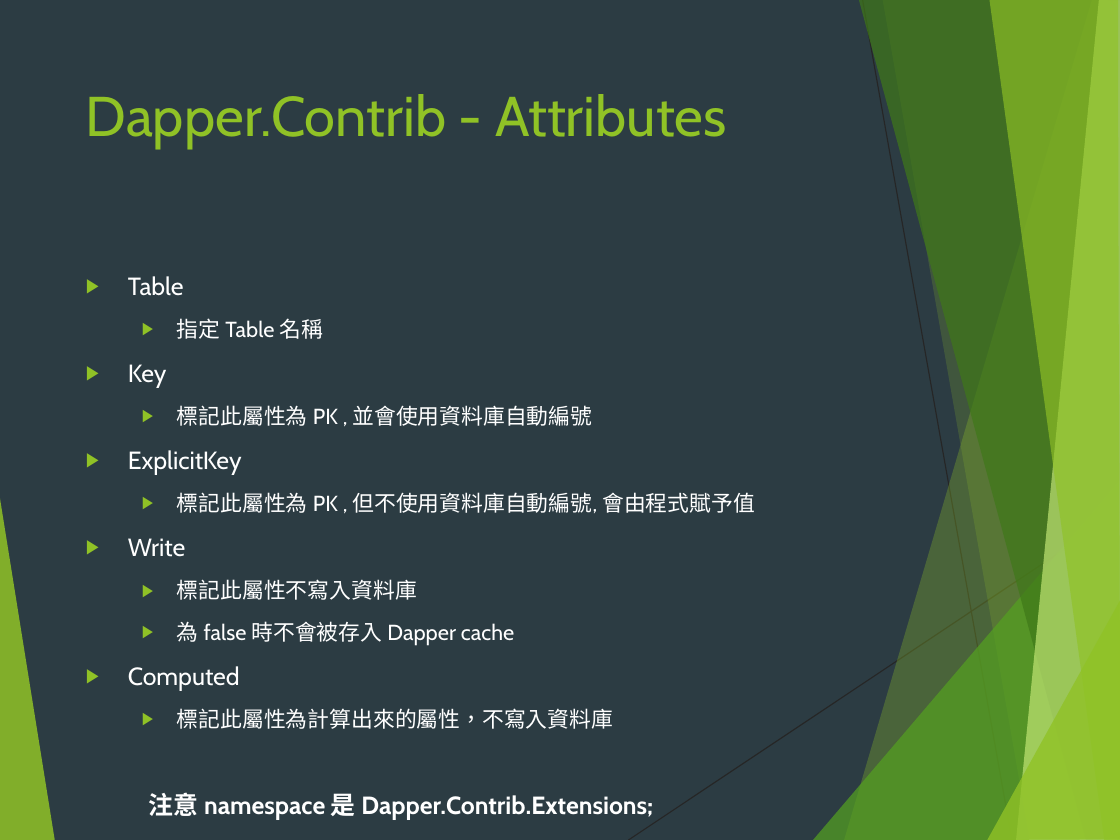
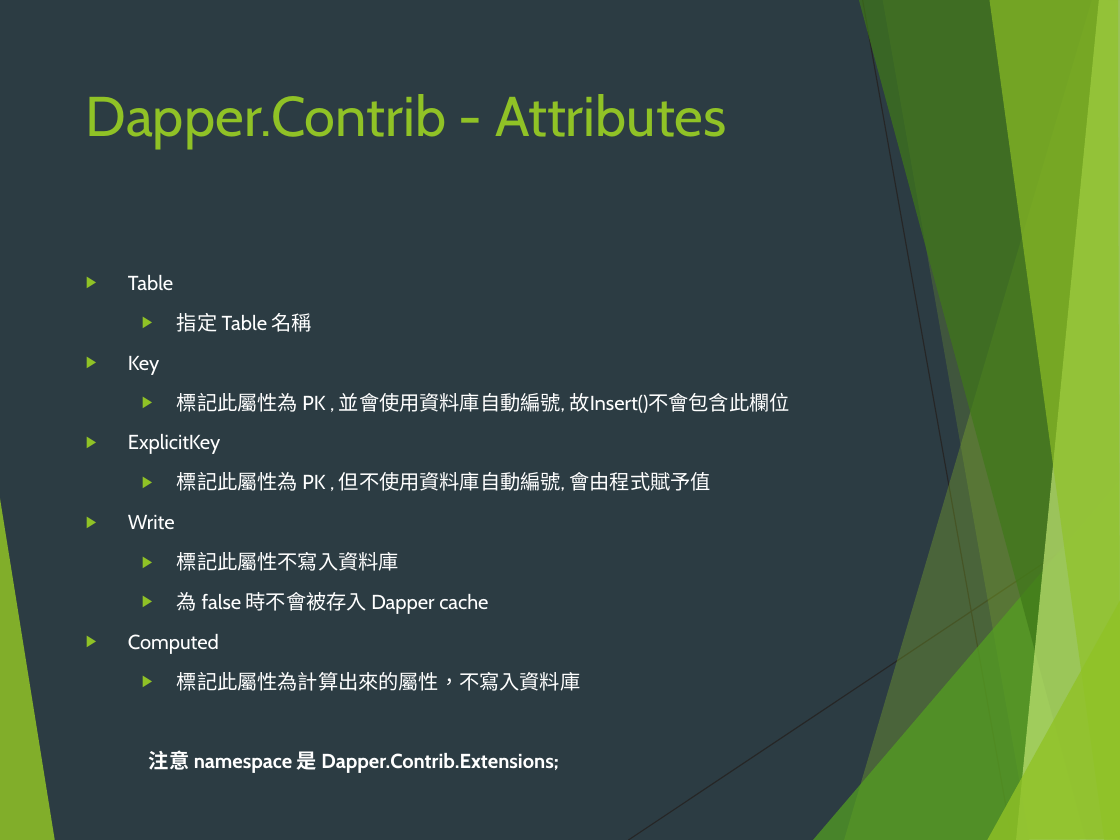
Before and after one commit to bagamoon/dapper-core, a slide deck: slide 13 of Dapper.pptx. Drawn at 1120x840 pixels with LibreOffice and Linux fonts; fonts in the diff are those of the drawing. Boxes give left, top, right and bottom in pixels: in the first picture for what was removed or moved away, otherwise in the second. Text is boxed around its words. In the diff, an @@ line names an element or a change of style, - is before the commit and + after.

```diff
--- a/Dapper.pptx
+++ b/Dapper.pptx
@@ text at <box>128,275,711,773</box>: size 16 to 13 pt in "Table", "Key", "ExplicitKey", "Write" and 2 more places; size 14 to 13 pt in "指定 Table 名稱", "標記此屬性為 PK , 但不使用資料庫自動編號, 會由程式賦予值", "標記此屬性不寫入資料庫", "為 false 時不會被存入 Dapper cache" and 1 more places @@
@@ text at <box>177,393,790,413</box>: text changed; size 14 to 13 pt @@
-  ▶ 標記此屬性為 PK , 並會使用資料庫自動編號
+  ▶ 標記此屬性為 PK , 並會使用資料庫自動編號, 故Insert()不會包含此欄位
```
Also in this commit, not shown: 2 other slides changed, 5 other files.
